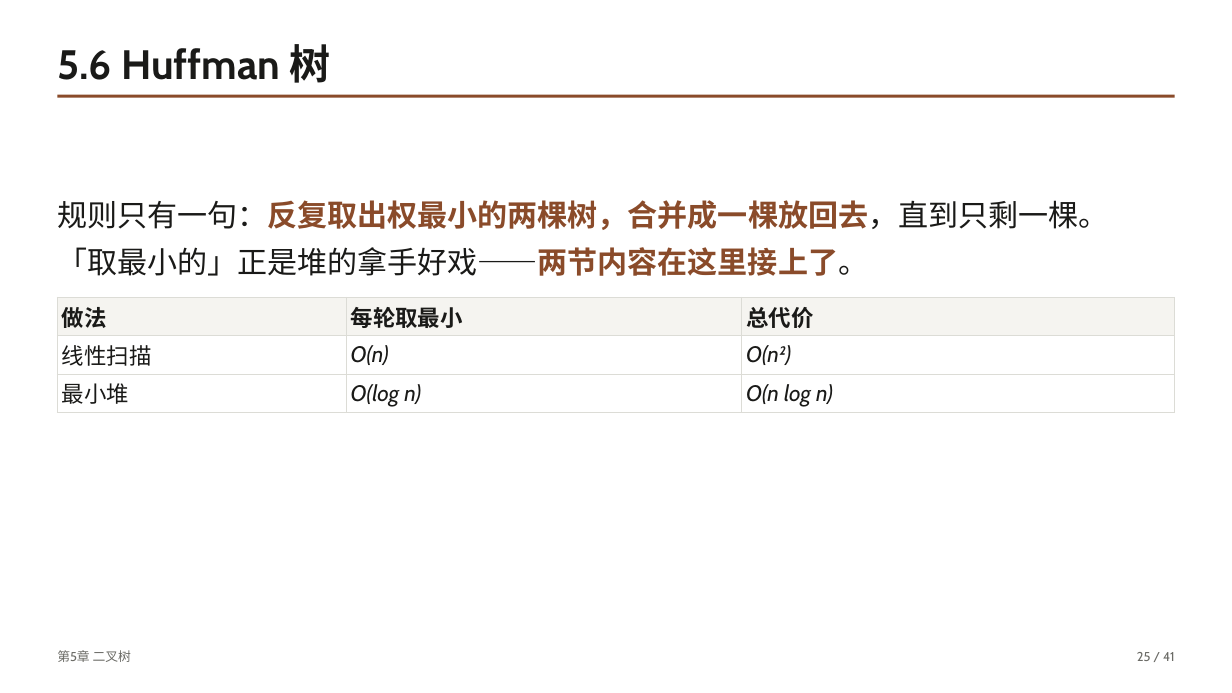
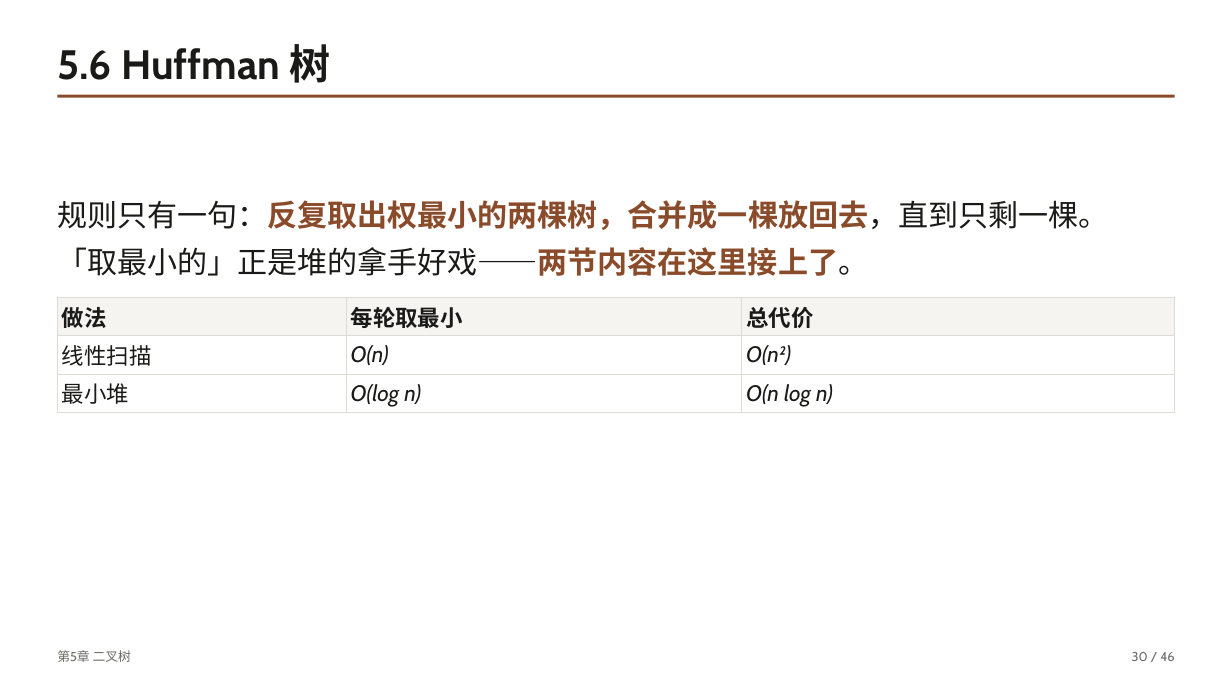
Before and after one commit to GMyhf/dsa-modernization, a slide deck: slide 30 of book/slides/pptx/ch05-binary-tree.pptx (slide 25 before the commit). Drawn at 1232x693 pixels with LibreOffice and Linux fonts; fonts in the diff are those of the drawing. Boxes give left, top, right and bottom in pixels: in the first picture for what was removed or moved away, otherwise in the second. Text is boxed around its words. In the diff, an @@ line names an element or a change of style, - is before the commit and + after.

```diff
--- a/book/slides/pptx/ch05-binary-tree.pptx
+++ b/book/slides/pptx/ch05-binary-tree.pptx
@@ text at <box>1132,652,1174,661</box>: text changed @@
-25 / 41
+30 / 46
```
Also in this commit, not shown: 40 other slides changed, 5 slides added, 8 other files.
